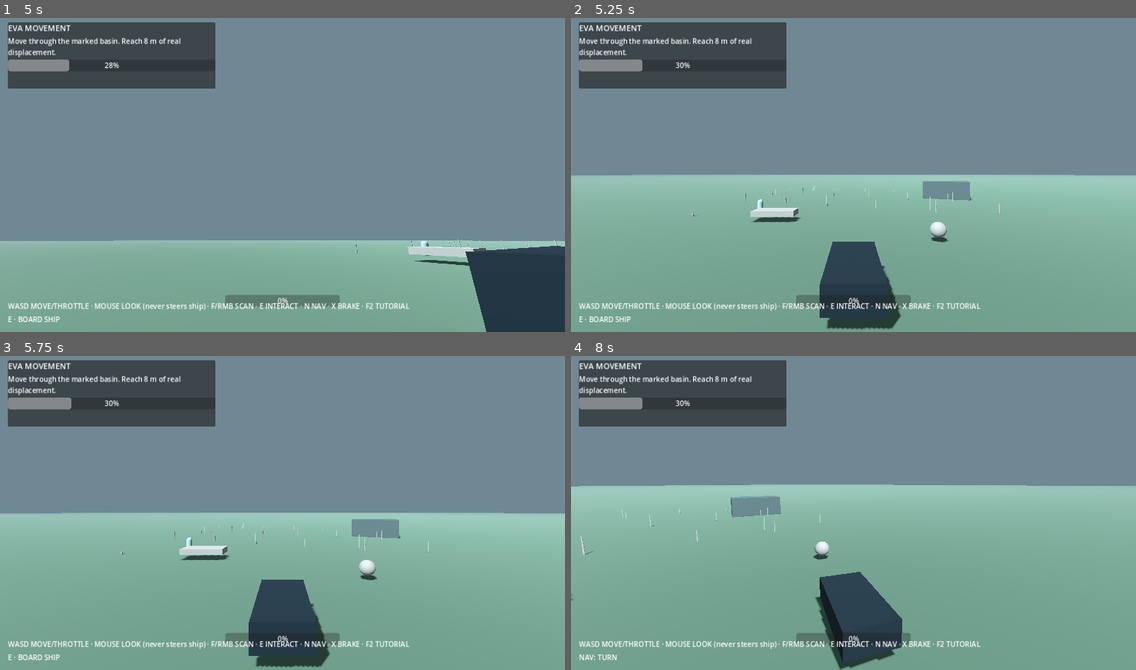
Above: before the commit, frames 1-4 (two rows, left to right).
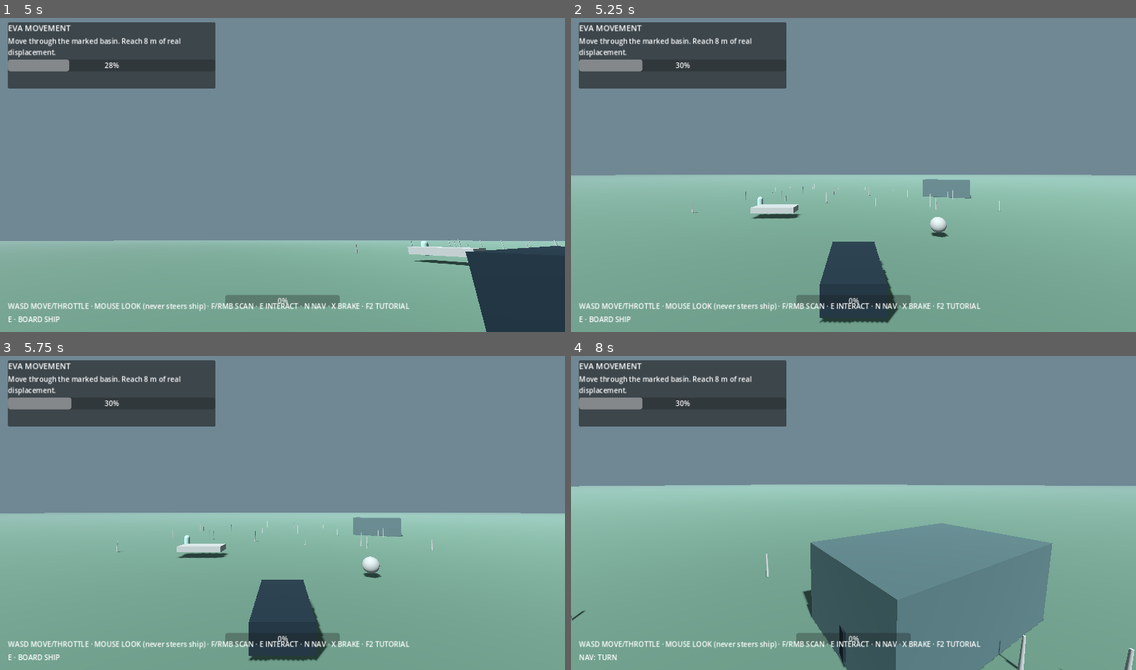
Above: after the commit, the same moments.

Repository: Islandyout/pale-signal
Game: Godot game, scene res://scenes/main.tscn
The game is run twice, just before and just after one commit, with the same random seed, the same clock (stepped at 60 frames per second) and the same inputs.
Inputs (mouse positions are in pixels of both pictures, inside the frame that each line leads up to):
- Up to frame 1 (5 s): tap Enter at 0.5 s; move the mouse to (254, 237) at 0.52 s; hold W (move_forward) 0.53-1.25 s; tap E (interact) at 0.6 s; click (254, 237) at 0.67 s; tap Space (jump) at 0.77, 3.77, 4.25 s; drag from (452, 222) to (254, 237) at 1.27 s; move the mouse to (113, 124) at 2.02 s; hold A (move_left) 2.03-2.75 s; hold F (scan) 2.03-2.75 s; drag from (310, 171) to (113, 124) at 2.77 s; move the mouse to (197, 93) at 3.52 s; hold X (brake) 3.53-4.25 s; tap N (nav_toggle) at 3.6 s; drag from (406, 156) to (197, 93) at 4.27 s
- Up to frame 2 (5.25 s): tap Enter at 5 s; move the mouse to (825, 175) at 5.02 s; hold W (move_forward) from 5.03 s (still down); tap E (interact) at 5.1 s; click (825, 175) at 5.17 s
- Up to frame 3 (5.75 s): keep holding W (move_forward)
- Up to frame 4 (8 s): move the mouse to (864, 506) at 5.77 s; release W (move_forward) at 5.78 s; hold D (move_right) 5.78-6.53 s; tap N (nav_toggle) at 5.85 s; tap Space (jump) at 6.02, 6.77, 7.52 s; move the mouse to (847, 516) at 6.52 s; hold F (scan) 6.53-7.28 s; hold W (move_forward) from 6.53 s (still down); move the mouse to (893, 516) at 7.27 s; tap E (interact) at 7.35 s; click (893, 516) at 7.42 s

Frame 1 is identical in both runs. In frame 2, 1.1% of the frame differs, in the area x 7-93%, y 49-100%; in frame 3, 1.2%; in frame 4, 15%, in the area x 0-100%, y 40-100%.

Commit message:
Add local-world landing gravity and ship endurance

Diff:
--- a/reboot/scripts/ship_controller.gd
+++ b/reboot/scripts/ship_controller.gd
@@ -6,6 +6,8 @@
 signal crossed_atmosphere
 signal touchdown(vertical_speed: float, lateral_speed: float, safe: bool)
 signal nav_state_changed(state: String)
+signal fuel_changed(value: float, maximum: float)
+signal hull_changed(value: float, maximum: float)
 
 @export var max_forward_thrust := 28.0
 @export var max_vtol_thrust := 22.0
@@ -13,6 +15,9 @@
 @export var roll_rate := 1.0
 @export var atmosphere_ceiling := 520.0
 @export var gravity_strength := 9.0
+@export var max_fuel := 1400.0
+@export var fuel_burn_rate := 1.15
+@export var max_hull := 100.0
 
 var enabled := false
 var throttle := 0.0
@@ -20,6 +25,9 @@
 var nav_enabled := false
 var nav_target := Vector3(0, 540, -780)
 var nav_state := "MANUAL"
+var fuel := 1400.0
+var hull := 100.0
+var surface_query: Callable
 var _space_announced := false
 var _ship_camera_pivot: Node3D
 var camera: Camera3D
@@ -27,6 +35,8 @@
 var _look_pitch := -0.12
 
 func _ready() -> void:
+	fuel = max_fuel
+	hull = max_hull
 	collision_layer = 1
 	collision_mask = 1
 	var shape := CollisionShape3D.new()
@@ -58,10 +68,14 @@
 
 func _physics_process(delta: float) -> void:
 	if not enabled: return
+	var surface := _surface_state()
+	var atmosphere := float(surface.get("atmosphere", 0.0))
+	var local_gravity := float(surface.get("gravity", 0.0))
 	var old_throttle := throttle
 	if Input.is_action_pressed("throttle_up"): throttle = min(1.0, throttle + 0.55 * delta)
 	if Input.is_action_pressed("throttle_down"): throttle = max(0.0, throttle - 0.65 * delta)
 	if Input.is_action_pressed("brake"): throttle = move_toward(throttle, 0.0, 1.8 * delta)
+	if fuel <= 0.0: throttle = 0.0
 	if absf(throttle - old_throttle) > 0.001: throttle_changed.emit(throttle)
 
 	var yaw := Input.get_axis("yaw_left", "yaw_right")
@@ -71,16 +85,18 @@
 	rotate_object_local(Vector3.RIGHT, pitch * steering_rate * delta)
 	rotate_object_local(Vector3.FORWARD, -roll * roll_rate * delta)
 
-	var altitude := maxf(0.0, global_position.y)
-	var atmosphere := clampf(1.0 - altitude / atmosphere_ceiling, 0.0, 1.0)
 	var forward := -global_transform.basis.z.normalized()
 	var vtol_factor := clampf(1.0 - velocity.length() / 42.0, 0.0, 1.0)
 	var thrust := forward * max_forward_thrust * throttle
 	# VTOL lift is independent of nose pitch, preventing forced vertical pitch during launch.
 	thrust += Vector3.UP * max_vtol_thrust * throttle * vtol_factor * atmosphere
 	velocity += thrust * delta
-	velocity.y -= gravity_strength * (0.22 + 0.78 * atmosphere) * delta
-	velocity *= 1.0 - (0.19 * atmosphere * delta)
+	velocity.y -= local_gravity * (0.22 + 0.78 * atmosphere) * delta
+	velocity *= maxf(0.0, 1.0 - (0.19 * atmosphere * delta))
+
+	if throttle > 0.01 and fuel > 0.0:
+		fuel = maxf(0.0, fuel - fuel_burn_rate * throttle * delta)
+		fuel_changed.emit(fuel, max_fuel)
 
 	if nav_enabled: _update_nav()
 	if landed and throttle > 0.42 and velocity.y > 0.35:
@@ -90,24 +106,37 @@
 	var before_y := velocity.y
 	var before_lateral := Vector2(velocity.x, velocity.z).length()
 	move_and_slide()
-	if global_position.y <= 1.0 and velocity.y <= 0.0:
-		global_position.y = 1.0
+	var valid_surface := bool(surface.get("valid", false))
+	var ground_y := float(surface.get("height", 0.0)) + 1.0
+	if valid_surface and global_position.y <= ground_y and velocity.y <= 0.0:
+		global_position.y = ground_y
 		var safe := absf(before_y) <= 9.5 and before_lateral <= 8.0
 		if not landed:
 			landed = true
 			throttle = 0.0
+			if not safe:
+				var damage := maxf(0.0, absf(before_y) - 8.0) * 1.7 + maxf(0.0, before_lateral - 6.0) * 1.2
+				hull = maxf(0.0, hull - damage)
+				hull_changed.emit(hull, max_hull)
 			touchdown.emit(absf(before_y), before_lateral, safe)
 		velocity = Vector3.ZERO
 
-	if not _space_announced and altitude >= atmosphere_ceiling:
+	var altitude := global_position.y - float(surface.get("height", 0.0)) if valid_surface else atmosphere_ceiling + 1.0
+	if not _space_announced and (not valid_surface or altitude >= atmosphere_ceiling):
 		_space_announced = true
 		crossed_atmosphere.emit()
-	elif _space_announced and altitude < atmosphere_ceiling * 0.85:
+	elif _space_announced and valid_surface and altitude < atmosphere_ceiling * 0.85:
 		_space_announced = false
 
 	if Input.is_action_just_pressed("nav_toggle"):
 		nav_enabled = not nav_enabled
 		_update_nav()
+
+func _surface_state() -> Dictionary:
+	if surface_query.is_valid():
+		var result = surface_query.call(global_position)
+		if result is Dictionary: return result
+	return {"valid":false, "world":"", "height":0.0, "atmosphere":0.0, "gravity":0.0}
 
 func _update_nav() -> void:
 	if not nav_enabled:
@@ -133,3 +162,22 @@
 	enabled = value
 	camera.current = value
 	visible = true
+
+func add_fuel(amount: float) -> void:
+	fuel = minf(max_fuel, fuel + maxf(0.0, amount))
+	fuel_changed.emit(fuel, max_fuel)
+
+func repair_hull(amount: float) -> void:
+	hull = minf(max_hull, hull + maxf(0.0, amount))
+	hull_changed.emit(hull, max_hull)
+
+func apply_campaign_upgrades(upgrades: Dictionary) -> void:
+	max_forward_thrust = 28.0 * (1.22 if int(upgrades.get("thrust", 0)) > 0 else 1.0)
+	max_vtol_thrust = 22.0 * (1.12 if int(upgrades.get("thrust", 0)) > 0 else 1.0)
+	steering_rate = 0.9 * (1.25 if int(upgrades.get("rcs", 0)) > 0 else 1.0)
+	roll_rate = 1.0 * (1.25 if int(upgrades.get("rcs", 0)) > 0 else 1.0)
+	var old_max_fuel := max_fuel
+	max_fuel = 1900.0 if int(upgrades.get("fuel", 0)) > 0 else 1400.0
+	if max_fuel > old_max_fuel: fuel += max_fuel - old_max_fuel
+	fuel = minf(fuel, max_fuel)
+	fuel_changed.emit(fuel, max_fuel)
